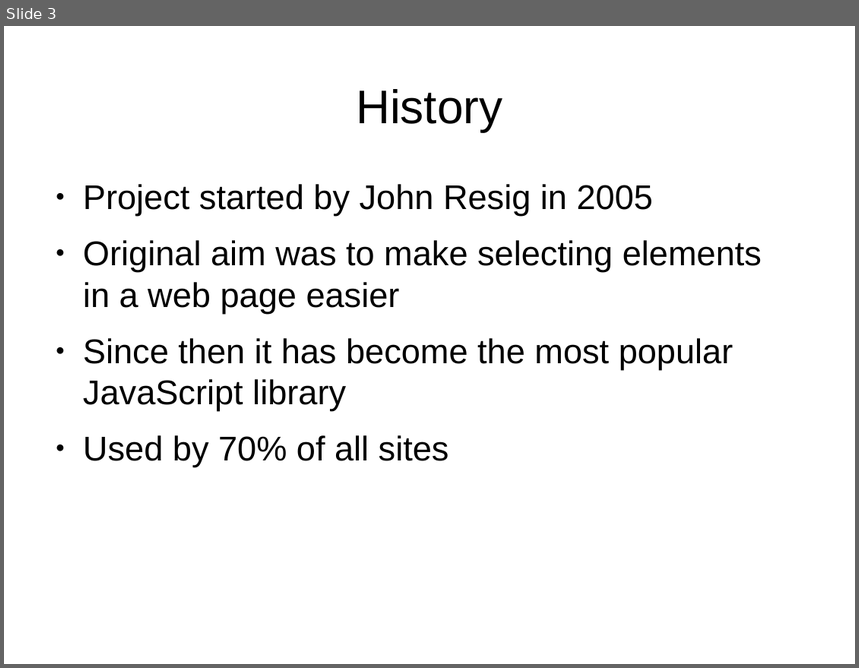
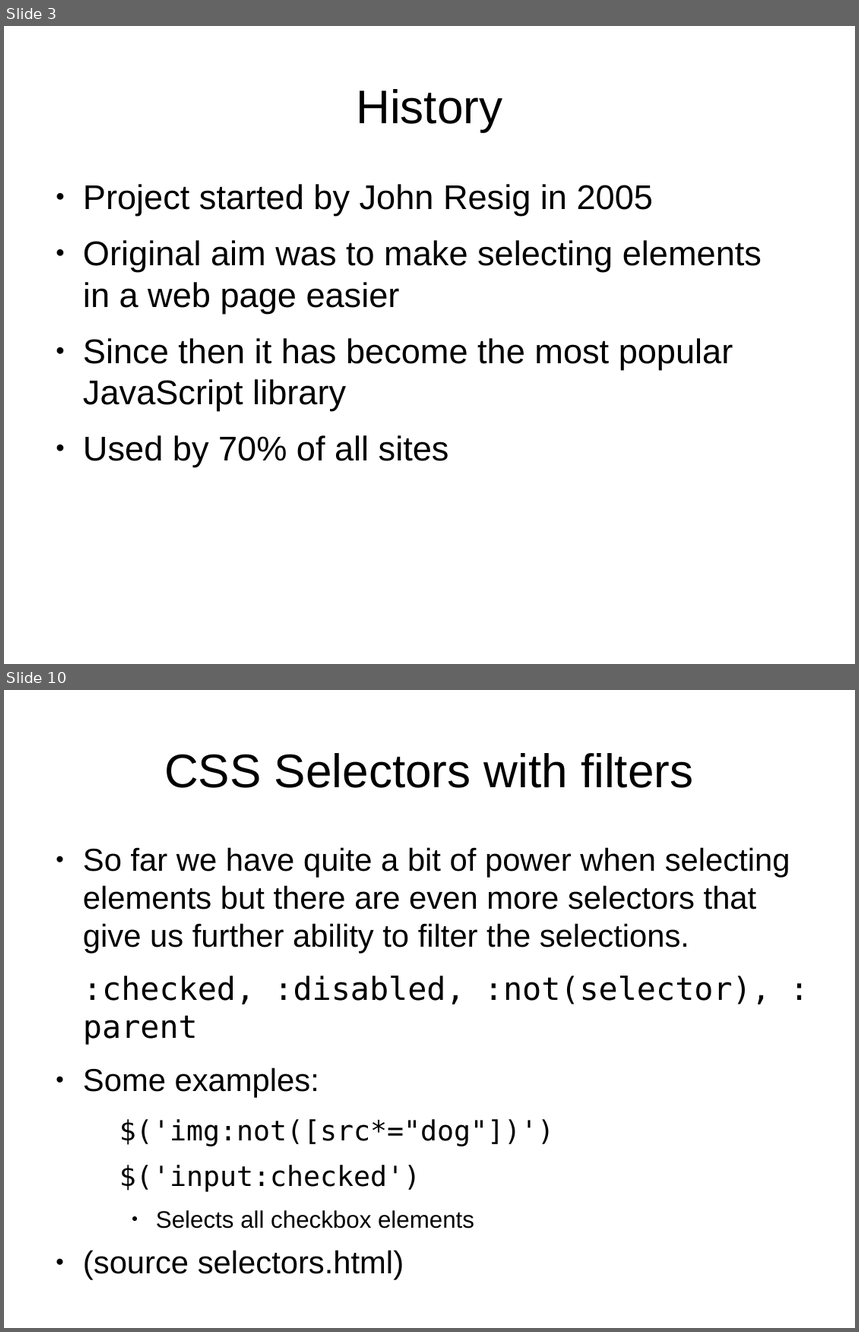
Before and after one commit to tomafc330/presentations, a slide deck: jquery/presentation.odp. Shown one above the other, each under a label of ours: slide 3 before the commit, slides 3 and 10 after it; the slides between them are not shown. The pictures are 859x668 and 859x1332 pixels, drawn with LibreOffice and Linux fonts; fonts in the diff are those of the drawing. Boxes give left, top, right and bottom in pixels: in the first picture for what was removed or moved away, otherwise in the second. Text is boxed around its words. In the diff, an @@ line names an element or a change of style, - is before the commit and + after.

```diff
--- a/jquery/presentation.odp
+++ b/jquery/presentation.odp
@@ slide 10 added at (4,690,855,1328), background #FFFFFF @@
@@ title added at (164,753,693,788), 44 pt, text #000000 @@
+CSS Selectors with filters
@@ text added at (83,847,791,1281), 29.6 pt, text #000000 @@
+● So far we have quite a bit of power when selecting elements but there are even more selectors that give us further ability to filter the selections.
+:checked, :disabled, :not(selector), :parent
+● Some examples:
+  $('img:not([src*="dog"])')
+  $('input:checked')
+    ● Selects all checkbox elements
+● (source selectors.html)
```
Also in this commit, not shown: 5 slides changed, 14 other slides added, 10 other files.
